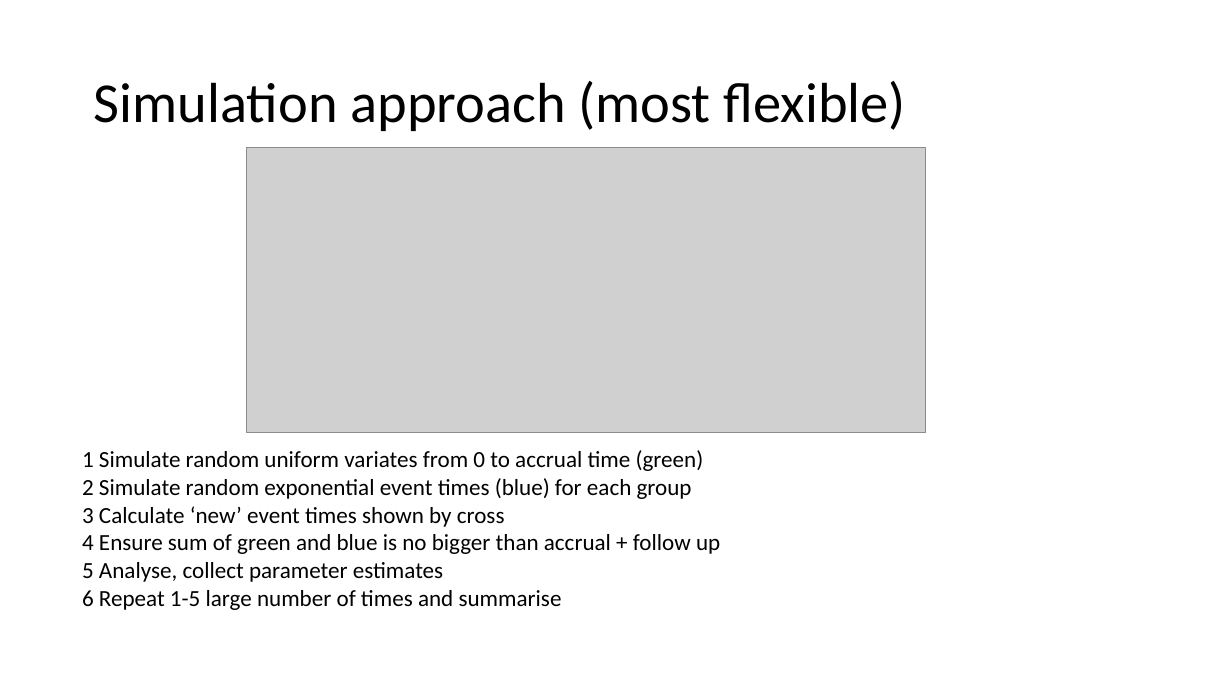
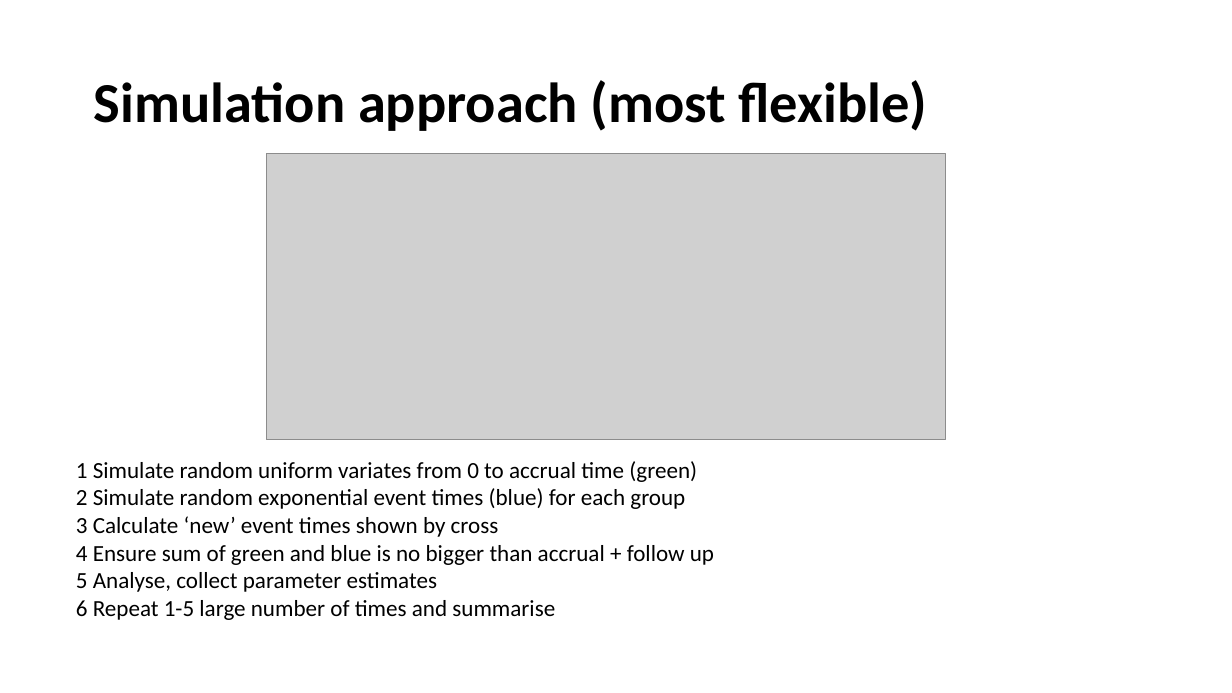
Before and after one commit to eamonn2014/SURVIVAL-POWER, a slide deck: slide 16 of Survival Sample Size Presentation July 2021.odp (slide 15 before the commit). Drawn at 1232x693 pixels with LibreOffice and Linux fonts; fonts in the diff are those of the drawing; grey boxes stand for pictures. Boxes give left, top, right and bottom in pixels: in the first picture for what was removed or moved away, otherwise in the second. Text is boxed around its words. In the diff, an @@ line names an element or a change of style, - is before the commit and + after.

```diff
--- a/Survival Sample Size Presentation July 2021.odp
+++ b/Survival Sample Size Presentation July 2021.odp
@@ title "Simulation approach (most flexible)" at bbox=[94, 80, 928, 131]: bold on @@
@@ picture: place and size @@
-picture at bbox=[247, 147, 926, 433]
+picture at bbox=[266, 154, 945, 441]
@@ text "1 Simulate random uniform variates ...": place and size @@
-text "1 Simulate random uniform variates ..." at bbox=[82, 450, 720, 610]
+text "1 Simulate random uniform variates ..." at bbox=[76, 461, 714, 620]
```
Also in this commit, not shown: 12 other slides changed, 3 slides added, 1 slide removed, 1 other file.
